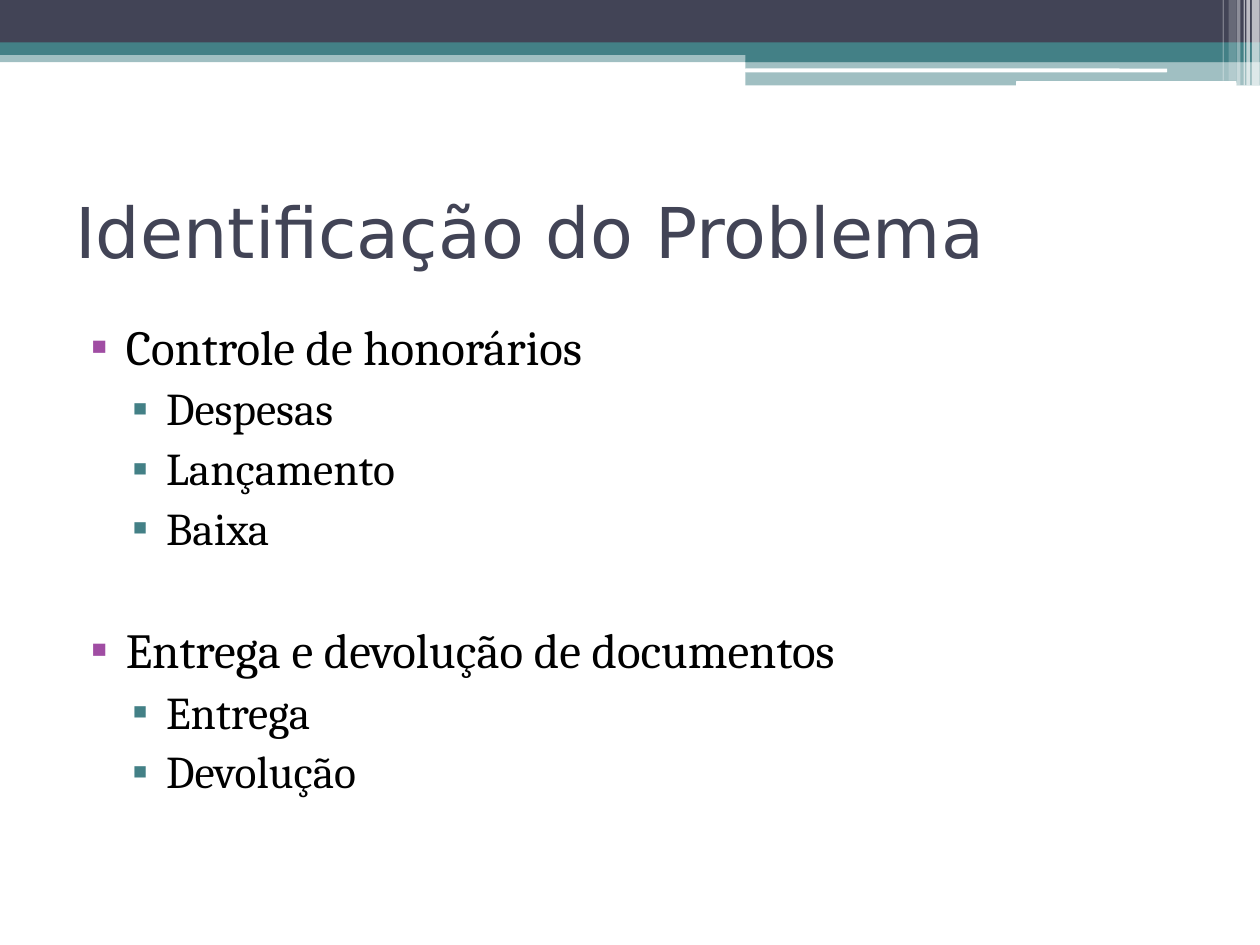
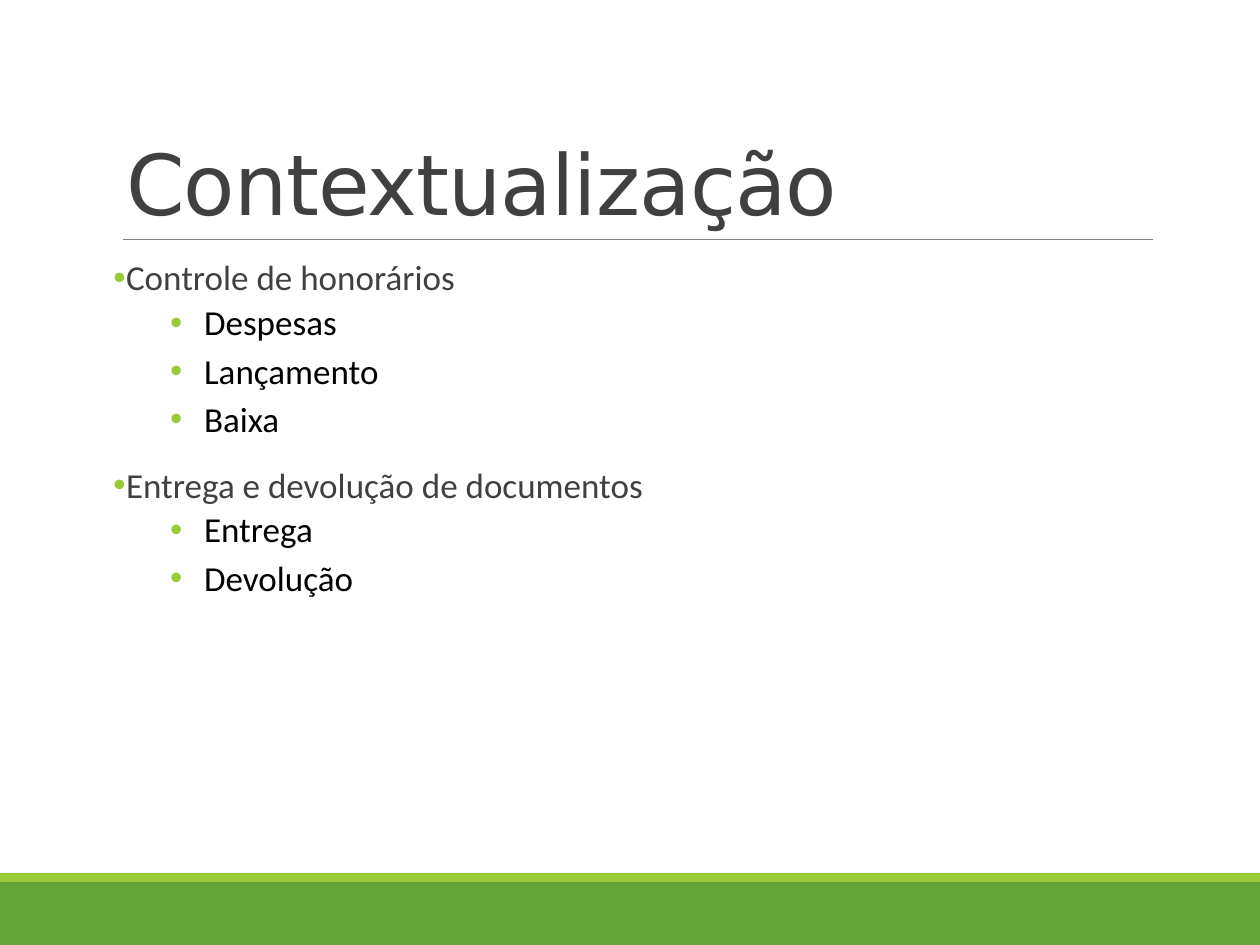
Before and after one commit to luisguipso/tcc, a slide deck: slide 3 of Apresentacao - SICON.pptx. Drawn at 1260x945 pixels with LibreOffice and Linux fonts; fonts in the diff are those of the drawing. Boxes give left, top, right and bottom in pixels: in the first picture for what was removed or moved away, otherwise in the second. Text is boxed around its words. In the diff, an @@ line names an element or a change of style, - is before the commit and + after.

```diff
--- a/Apresentacao - SICON.pptx
+++ b/Apresentacao - SICON.pptx
@@ rectangle removed at [0,0,1260,43] @@
@@ rectangle removed at [1222,0,1223,81] @@
@@ rectangle removed at [1228,0,1236,81] @@
@@ rectangle removed at [1237,0,1241,86] @@
@@ rectangle removed at [1244,0,1245,86] @@
@@ rectangle removed at [1246,0,1250,86] @@
@@ rectangle removed at [1252,0,1260,86] @@
@@ rectangle removed at [0,50,1260,62] @@
@@ rectangle removed at [0,43,1260,55] @@
@@ title "Contextualização" at [126,149,837,231]: vertical alignment middle to bottom @@
@@ rectangle removed at [746,49,1260,62] @@
@@ rounded rectangle removed at [745,68,1167,72] @@
@@ rectangle removed at [746,60,1260,86] @@
@@ rounded rectangle removed at [1016,81,1236,86] @@
@@ title at [126,149,837,231]: text changed; size 40 to 48 pt; text colour #424456 to #404040 @@
-Identificação do Problema
+Contextualização
@@ line added from (123, 239) to (1153, 239), #808080 0.5 pt @@
@@ text "Controle de honorários": place and size @@
-text "Controle de honorários" at [126,330,835,798]
+text "Controle de honorários" at [126,265,643,597]
@@ text "Controle de honorários" at [126,265,643,597]: size 28 to 20 pt, text colour #000000 to #404040 in "Controle de honorários", "Entrega e devolução de documentos"; font Cambria to Calibri; size 26 to 20 pt in "Despesas", "Lançamento", "Baixa", "Entrega" and 1 more places; bullet ▪ to •; line spacing 1 to 0.9; more space between paragraphs; bullet colour #A04DA3 to #99CB38; bullet colour #438086 to #99CB38 @@
@@ rectangle added at [0,882,1260,945], fill #63A537 @@
@@ rectangle added at [0,873,1260,882], fill #99CB38 @@
```
Also in this commit, not shown: 3 other slides changed, 5 slides added, 3 slides removed, 3 other files.
